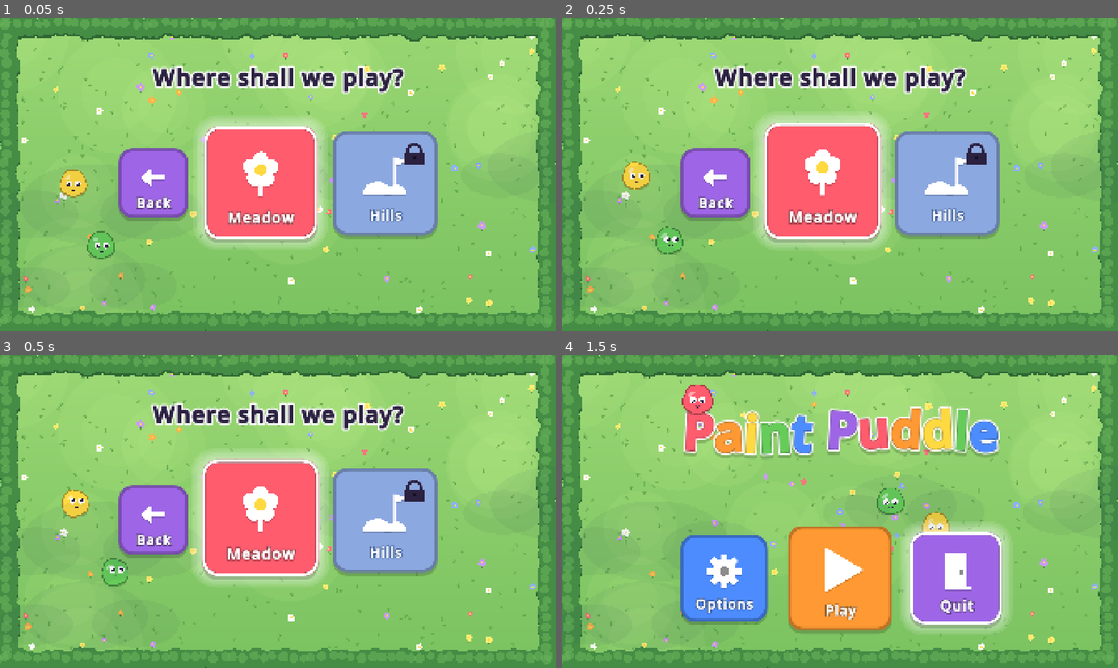
Above: before the commit, frames 1-4 (two rows, left to right).
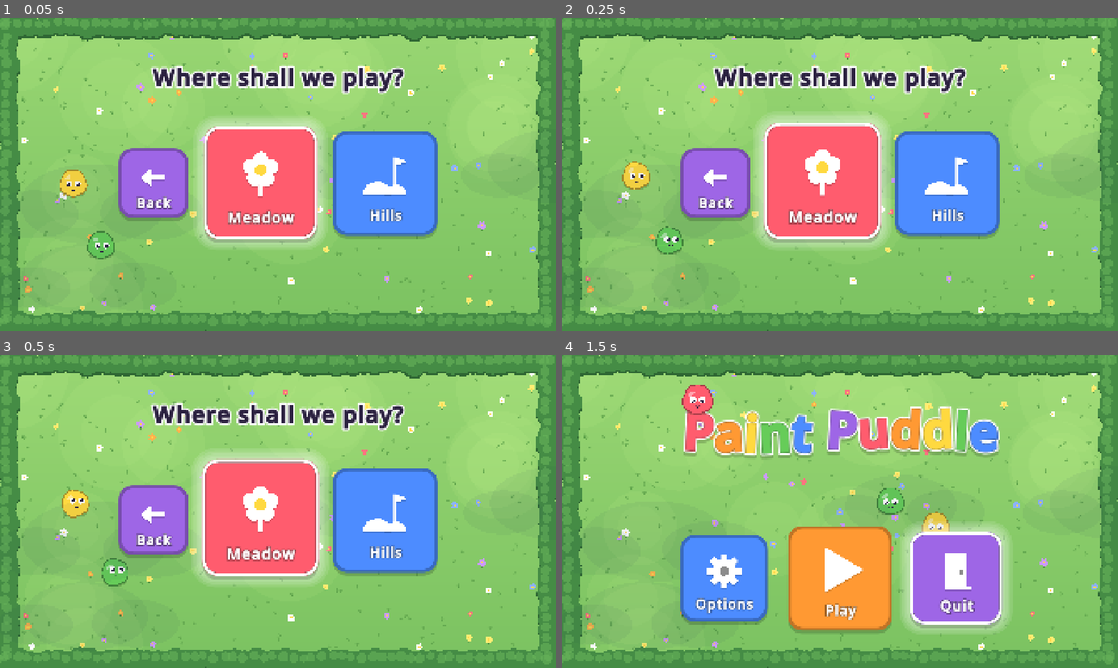
Above: after the commit, the same moments.

Repository: Teeohbee/paint-puddle
Game: Godot game, scene res://ui/play_menu.tscn
Same seed, same stepped clock (60 frames per second), same inputs: the game is played once before the commit and once after it. This scene is started directly instead of the project's main scene.
Inputs (mouse positions are in pixels of both pictures, inside the frame that each line leads up to):
- Up to frame 1 (0.05 s): no input
- Up to frame 2 (0.25 s): no input
- Up to frame 3 (0.5 s): no input
- Up to frame 4 (1.5 s): click (717, 520) at 0.52 s; tap Enter (ui_accept) at 1.25 s; move the mouse to (962, 495) at 1.27 s; hold Right (move_right) from 1.28 s (still down); hold Space (act) from 1.28 s (still down); click (962, 495) at 1.42 s

The runs differ from the first frame. In frame 1, 5.7% of the frame differs, in the area x 59-79%, y 36-70%; in frame 2, 5.7%; in frame 3, 5.7%; in frame 4, nothing differs.

Commit message:
feat: hills menu, levels unlocked in order
The Hills tile on the play menu opens a level picker with big numbered
tiles. Each level unlocks when the one before it is done, and the picker
starts on the newest open level.

Diff:
--- /dev/null
+++ b/ui/hills_menu.gd
@@ -0,0 +1,32 @@
+extends MenuScreen
+## Pick a Rainbow Hills level. Each one unlocks when the one before it is done.
+
+const LEVEL_COLOURS: Array[Color] = [PaintColours.YELLOW, PaintColours.RED, PaintColours.BLUE]
+
+
+func _ready() -> void:
+	Music.play_track("title")
+	add_child(MenuBackdrop.new())
+	make_heading("Rainbow Hills", 150)
+	var row: HBoxContainer = make_tile_row(380, 50)
+	var back: MenuTile = make_tile("Back", "back", PaintColours.PURPLE, Vector2(240, 240))
+	back.size_flags_vertical = Control.SIZE_SHRINK_CENTER
+	row.add_child(back)
+	back.chosen.connect(func(): SceneManager.go_to("res://ui/play_menu.tscn"))
+	var tile_to_start_on: MenuTile = null
+	for level_index in HillsLevels.level_count():
+		var level: Dictionary = HillsLevels.LEVELS[level_index]
+		var tile: MenuTile = make_tile(level.name, "text:%d" % (level_index + 1), LEVEL_COLOURS[level_index], Vector2(300, 300))
+		tile.size_flags_vertical = Control.SIZE_SHRINK_CENTER
+		tile.is_locked = not HillsLevels.is_unlocked(level_index)
+		tile.chosen.connect(play_level.bind(level_index))
+		row.add_child(tile)
+		if not tile.is_locked:
+			tile_to_start_on = tile
+	first_focus = tile_to_start_on
+	tile_to_start_on.grab_focus_quietly.call_deferred()
+
+
+func play_level(level_index: int) -> void:
+	HillsLevel.level_to_play = level_index
+	SceneManager.go_to("res://hills/hills_level.tscn")
--- /dev/null
+++ b/ui/hills_menu.tscn
@@ -0,0 +1,10 @@
+[gd_scene load_steps=2 format=3]
+
+[ext_resource type="Script" path="res://ui/hills_menu.gd" id="1"]
+
+[node name="HillsMenu" type="Control"]
+layout_mode = 3
+anchors_preset = 15
+anchor_right = 1.0
+anchor_bottom = 1.0
+script = ExtResource("1")
--- a/ui/menu_icons.gd
+++ b/ui/menu_icons.gd
@@ -4,6 +4,9 @@
 ## the given size around the centre.
 
 static func draw_icon(canvas: CanvasItem, kind: String, centre: Vector2, size: float, colour: Color) -> void:
+	if kind.begins_with("text:"):
+		draw_big_text(canvas, kind.trim_prefix("text:"), centre, size, colour)
+		return
 	match kind:
 		"play", "resume": draw_play(canvas, centre, size, colour)
 		"options": draw_cog(canvas, centre, size, colour)
@@ -20,6 +23,14 @@
 		"jump": draw_jump_arc(canvas, centre, size, colour)
 		"reset": draw_bin(canvas, centre, size, colour)
 		"controller": draw_controller(canvas, centre, size, colour)
+
+
+## Big chunky text in place of a picture, e.g. a level number.
+static func draw_big_text(canvas: CanvasItem, text: String, centre: Vector2, size: float, colour: Color) -> void:
+	var font: Font = canvas.get_tree().root.theme.default_font
+	var font_size: int = int(size * 1.3)
+	var width: float = font.get_string_size(text, HORIZONTAL_ALIGNMENT_LEFT, -1, font_size).x
+	canvas.draw_string(font, centre + Vector2(-width / 2.0, font_size * 0.36), text, HORIZONTAL_ALIGNMENT_LEFT, -1, font_size, colour)
 
 
 static func draw_play(canvas: CanvasItem, centre: Vector2, size: float, colour: Color) -> void:
--- a/ui/play_menu.gd
+++ b/ui/play_menu.gd
@@ -10,11 +10,11 @@
 	var back: MenuTile = make_tile("Back", "back", PaintColours.PURPLE, Vector2(240, 240))
 	var meadow: MenuTile = make_tile("Meadow", "meadow", PaintColours.RED, Vector2(360, 360))
 	var hills: MenuTile = make_tile("Hills", "hills", PaintColours.BLUE, Vector2(360, 360))
-	hills.is_locked = true
 	for tile in [back, meadow, hills]:
 		tile.size_flags_vertical = Control.SIZE_SHRINK_CENTER
 		row.add_child(tile)
 	back.chosen.connect(func(): SceneManager.go_to("res://ui/title_screen.tscn"))
 	meadow.chosen.connect(func(): SceneManager.go_to("res://meadow/meadow.tscn"))
+	hills.chosen.connect(func(): SceneManager.go_to("res://ui/hills_menu.tscn"))
 	first_focus = meadow
 	meadow.grab_focus_quietly.call_deferred()
Not shown, added: ui/hills_menu.gd.uid
